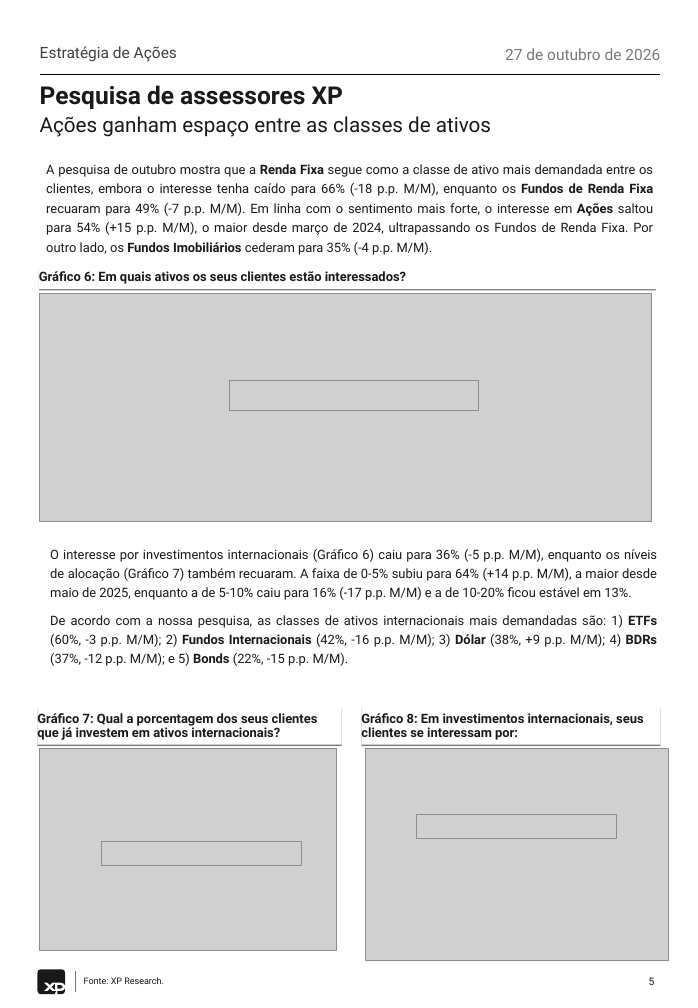
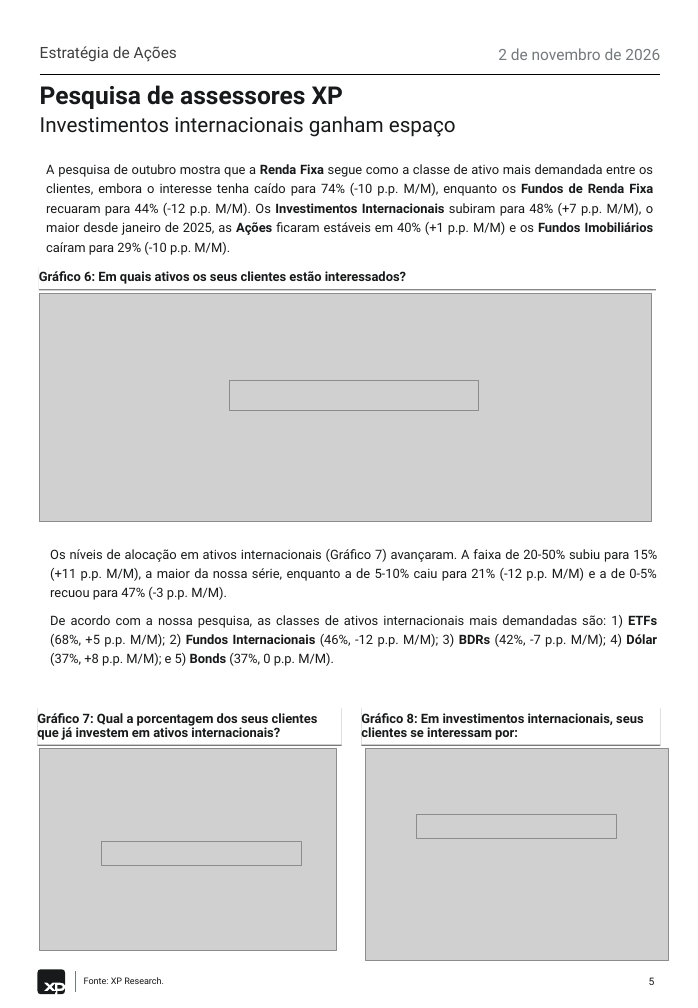
Before and after one commit to CaioLSouza/datasets, a slide deck: slide 5 of pesquisa_assessores_outubro_2026/XP Pesquisa de Assessores - Outubro 2026.pptx. Drawn at 698x1008 pixels with LibreOffice and Linux fonts; fonts in the diff are those of the drawing; grey boxes stand for pictures. Boxes give left, top, right and bottom in pixels: in the first picture for what was removed or moved away, otherwise in the second. Text is boxed around its words. In the diff, an @@ line names an element or a change of style, - is before the commit and + after.

```diff
--- a/pesquisa_assessores_outubro_2026/XP Pesquisa de Assessores - Outubro 2026.pptx
+++ b/pesquisa_assessores_outubro_2026/XP Pesquisa de Assessores - Outubro 2026.pptx
@@ text at box(498, 48, 660, 60): text changed @@
-27 de outubro de 2026
+2 de novembro de 2026
@@ text at box(40, 116, 456, 137): text changed @@
-Ações ganham espaço entre as classes de ativos
+Investimentos internacionais ganham espaço
@@ text at box(46, 164, 654, 255): text changed @@
-A pesquisa de outubro mostra que a Renda Fixa segue como a classe de ativo mais demandada entre os clientes, embora o interesse tenha caído para 66% (-18 p.p. M/M), enquanto os Fundos de Renda Fixa recuaram para 49% (-7 p.p. M/M). Em linha com o sentimento mais forte, o interesse em Ações saltou para 54% (+15 p.p. M/M), o maior desde março de 2024, ultrapassando os Fundos de Renda Fixa. Por outro lado, os Fundos Imobiliários cederam para 35% (-4 p.p. M/M).
+A pesquisa de outubro mostra que a Renda Fixa segue como a classe de ativo mais demandada entre os clientes, embora o interesse tenha caído para 74% (-10 p.p. M/M), enquanto os Fundos de Renda Fixa recuaram para 44% (-12 p.p. M/M). Os Investimentos Internacionais subiram para 48% (+7 p.p. M/M), o maior desde janeiro de 2025, as Ações ficaram estáveis em 40% (+1 p.p. M/M) e os Fundos Imobiliários caíram para 29% (-10 p.p. M/M).
@@ text at box(50, 549, 657, 666): text changed @@
-  O interesse por investimentos internacionais (Gráfico 6) caiu para 36% (-5 p.p. M/M), enquanto os níveis de alocação (Gráfico 7) também recuaram. A faixa de 0-5% subiu para 64% (+14 p.p. M/M), a maior desde maio de 2025, enquanto a de 5-10% caiu para 16% (-17 p.p. M/M) e a de 10-20% ficou estável em 13%.
-  De acordo com a nossa pesquisa, as classes de ativos internacionais mais demandadas são: 1) ETFs (60%, -3 p.p. M/M); 2) Fundos Internacionais (42%, -16 p.p. M/M); 3) Dólar (38%, +9 p.p. M/M); 4) BDRs (37%, -12 p.p. M/M); e 5) Bonds (22%, -15 p.p. M/M).
+  Os níveis de alocação em ativos internacionais (Gráfico 7) avançaram. A faixa de 20-50% subiu para 15% (+11 p.p. M/M), a maior da nossa série, enquanto a de 5-10% caiu para 21% (-12 p.p. M/M) e a de 0-5% recuou para 47% (-3 p.p. M/M).
+  De acordo com a nossa pesquisa, as classes de ativos internacionais mais demandadas são: 1) ETFs (68%, +5 p.p. M/M); 2) Fundos Internacionais (46%, -12 p.p. M/M); 3) BDRs (42%, -7 p.p. M/M); 4) Dólar (37%, +8 p.p. M/M); e 5) Bonds (37%, 0 p.p. M/M).
```
Also in this commit, not shown: 7 other slides changed, 3 other files.
